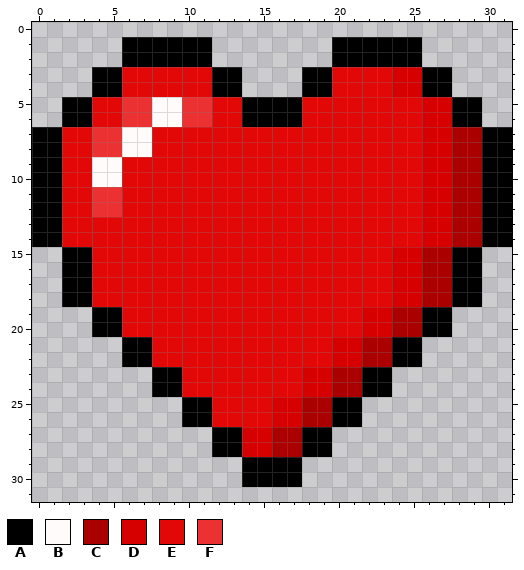
A pixel-art sprite gets an edit: assets/icons/icon_phisical_damage.png. The picture above was drawn from the file before the commit.
The file is 64x64 pixels, drawn in blocks of 2x2; one block is one cell here.
Palette (. is transparent): A #000000  B #fffbfb  C #aa0000  D #d70000  E #e30808  F #eb3131
The result:
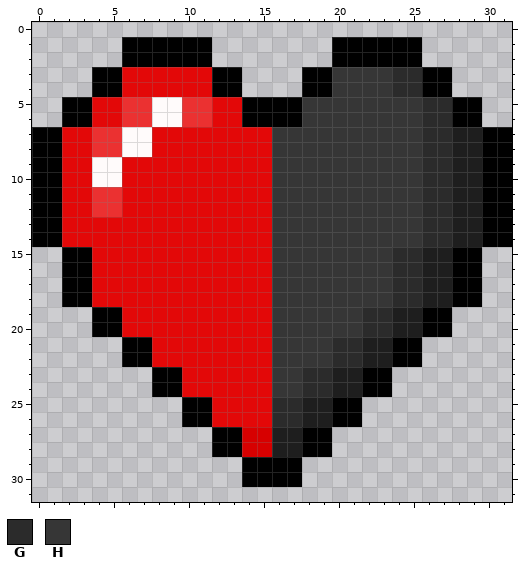
Colours new in this view: G #2b2b2b  H #363636
The edit:
@@ palette @@
-C #aa0000
+C #1e1e1e
@@ x 14..29 @@
  2 ......AAAAAA....
- 3 ....AAEEEEDDAA..
- 4 ....AAEEEEDDAA..
- 5 AAAAEEEEEEEEDDAA
- 6 AAAAEEEEEEEEDDAA
- 7 EEEEEEEEEEEEDDCC
- 8 EEEEEEEEEEEEDDCC
- 9 EEEEEEEEEEEEDDCC
-10 EEEEEEEEEEEEDDCC
-11 EEEEEEEEEEEEDDCC
-12 EEEEEEEEEEEEDDCC
-13 EEEEEEEEEEEEDDCC
-14 EEEEEEEEEEEEDDCC
-15 EEEEEEEEEEDDCCAA
-16 EEEEEEEEEEDDCCAA
-17 EEEEEEEEEEDDCCAA
-18 EEEEEEEEEEDDCCAA
-19 EEEEEEEEDDCCAA..
-20 EEEEEEEEDDCCAA..
-21 EEEEEEDDCCAA....
-22 EEEEEEDDCCAA....
-23 EEEEDDCCAA......
-24 EEEEDDCCAA......
-25 EEDDCCAA........
-26 EEDDCCAA........
+ 3 ....AAHHHHGGAA..
+ 4 ....AAHHHHGGAA..
+ 5 AAAAHHHHHHHHGGAA
+ 6 AAAAHHHHHHHHGGAA
+ 7 EEHHHHHHHHHHGGCC
+ 8 EEHHHHHHHHHHGGCC
+ 9 EEHHHHHHHHHHGGCC
+10 EEHHHHHHHHHHGGCC
+11 EEHHHHHHHHHHGGCC
+12 EEHHHHHHHHHHGGCC
+13 EEHHHHHHHHHHGGCC
+14 EEHHHHHHHHHHGGCC
+15 EEHHHHHHHHGGCCAA
+16 EEHHHHHHHHGGCCAA
+17 EEHHHHHHHHGGCCAA
+18 EEHHHHHHHHGGCCAA
+19 EEHHHHHHGGCCAA..
+20 EEHHHHHHGGCCAA..
+21 EEHHHHGGCCAA....
+22 EEHHHHGGCCAA....
+23 EEHHGGCCAA......
+24 EEHHGGCCAA......
+25 EEGGCCAA........
+26 EEGGCCAA........
 27 DDCCAA..........
Boxes around the changes in both pictures, in picture pixels (x1, y1, x2, y2):
changed: (272, 67, 482, 457)
